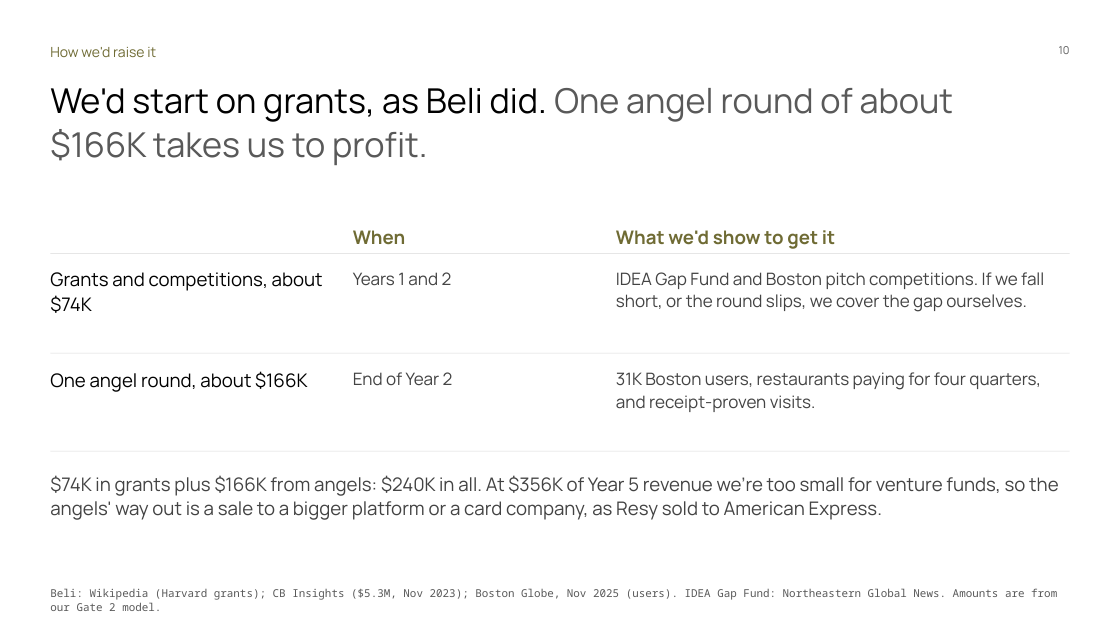
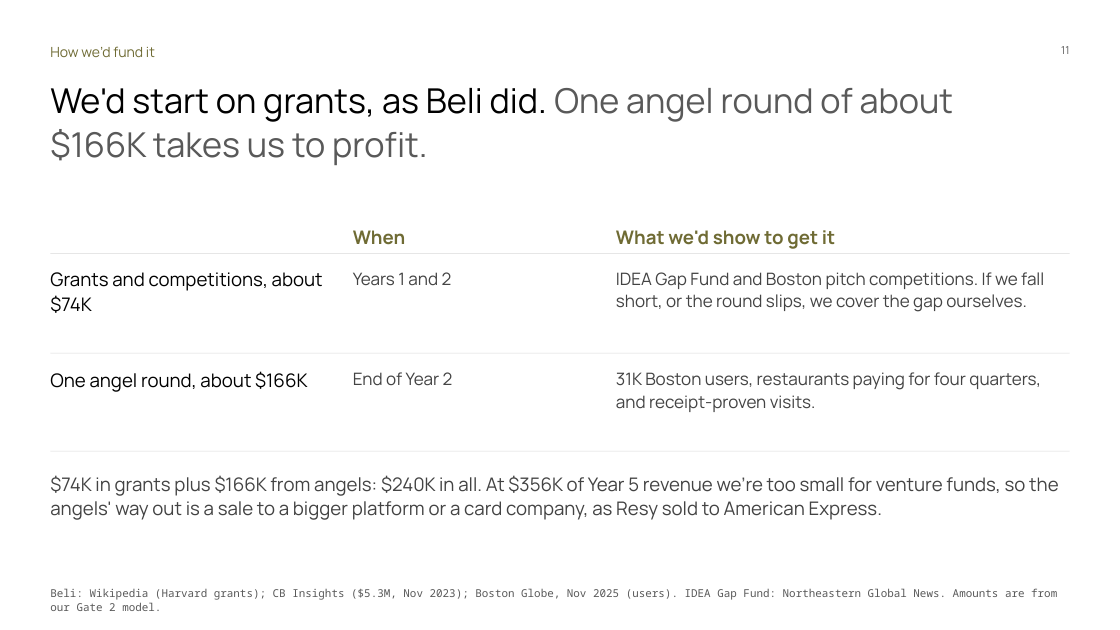
Before and after one commit to Dinguusto/Alex-s-workout-app, a slide deck: slide 11 of ENTR_4501_Gate_2_deck_readable.pptx (slide 10 before the commit). Drawn at 1120x630 pixels with LibreOffice and Linux fonts; fonts in the diff are those of the drawing. Boxes give left, top, right and bottom in pixels: in the first picture for what was removed or moved away, otherwise in the second. Text is boxed around its words. In the diff, an @@ line names an element or a change of style, - is before the commit and + after.

```diff
--- a/ENTR_4501_Gate_2_deck_readable.pptx
+++ b/ENTR_4501_Gate_2_deck_readable.pptx
@@ text at box(50, 46, 155, 57): text changed @@
-How we'd raise it
+How we’d fund it
@@ text at box(1061, 46, 1069, 54): text changed @@
-10
+11
```
Also in this commit, not shown: 7 other slides changed, 2 slides added.
